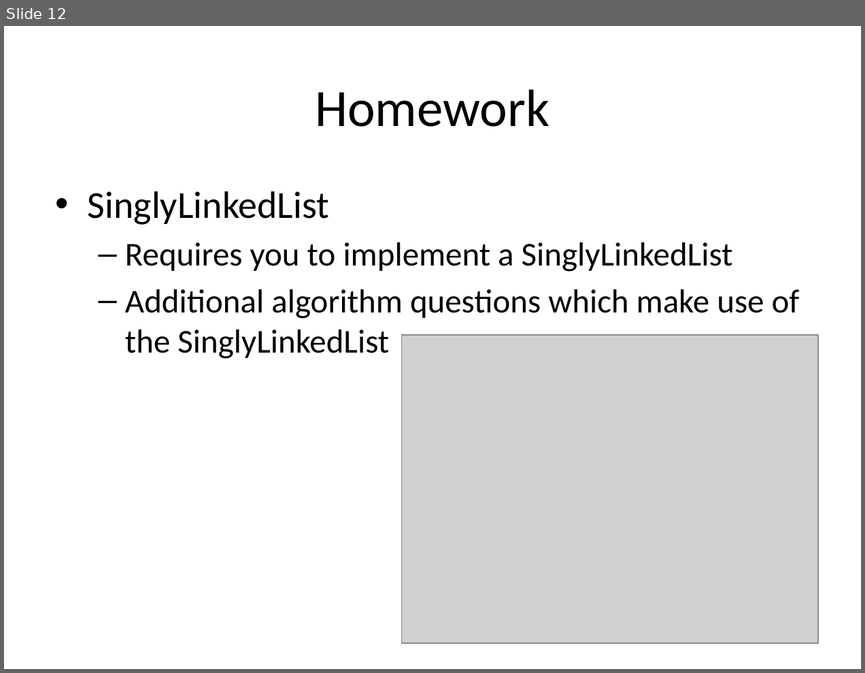
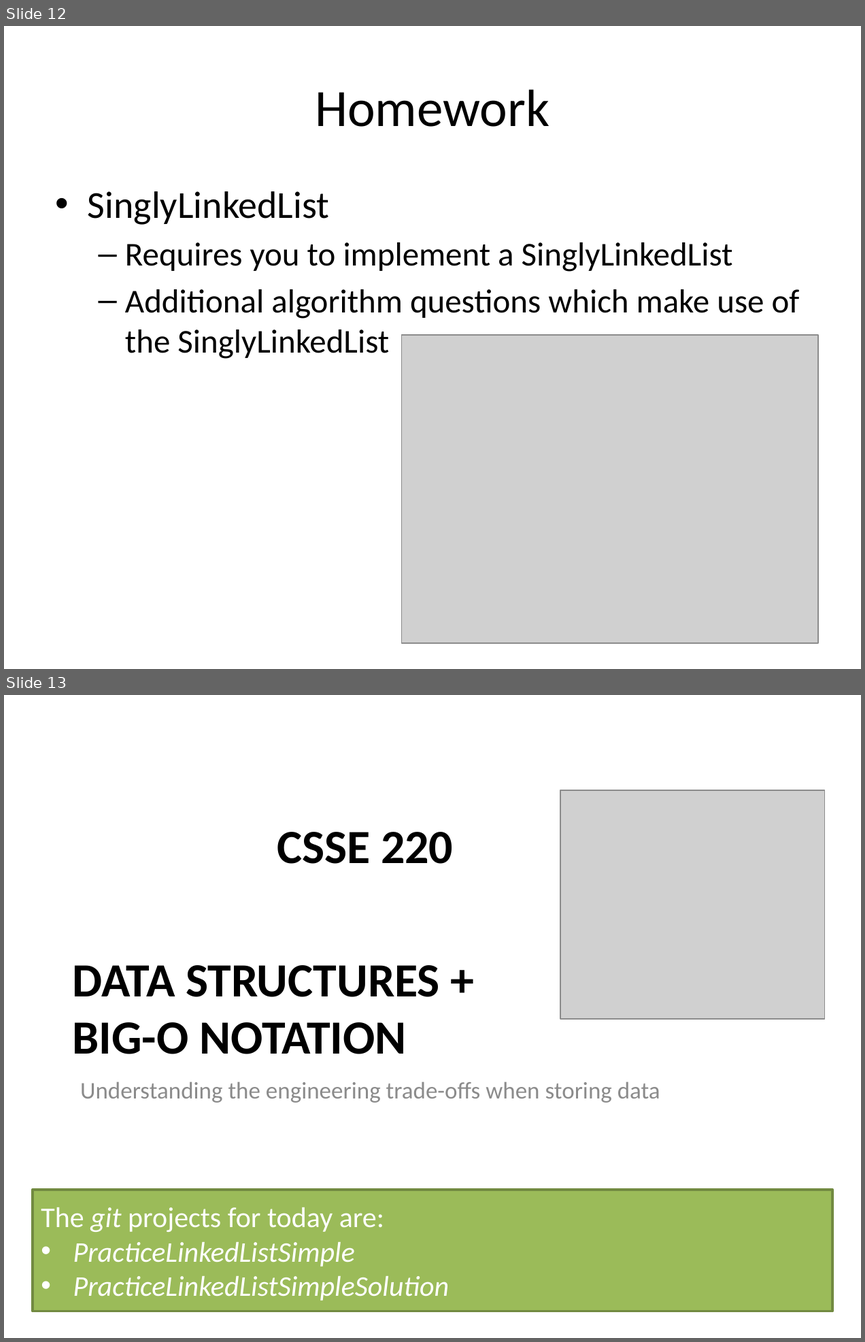
Before and after one commit to RHIT-CSSE/csse220, a slide deck: ClassMaterials/LinkedLists/Slides/LinkedLists.pptx. Shown one above the other, each under a label of ours: slide 12 before the commit, slides 12 and 13 after it. The pictures are 865x673 and 865x1342 pixels, drawn with LibreOffice and Linux fonts; fonts in the diff are those of the drawing; grey boxes stand for pictures. Boxes give left, top, right and bottom in pixels: in the first picture for what was removed or moved away, otherwise in the second. Text is boxed around its words. In the diff, an @@ line names an element or a change of style, - is before the commit and + after.

Commit message:
updated linked list slides

```diff
--- a/ClassMaterials/LinkedLists/Slides/LinkedLists.pptx
+++ b/ClassMaterials/LinkedLists/Slides/LinkedLists.pptx
@@ slide 13 added at <box>4,695,861,1338</box>, background #FFFFFF @@
@@ picture added at <box>560,790,824,1019</box> @@
@@ text added at <box>277,832,453,864</box>, 40 pt, text #000000, bold @@
+CSSE 220
@@ title added at <box>73,965,440,1054</box>, 40 pt, text #000000, bold @@
+DATA STRUCTURES +
+BIG-O NOTATION
@@ text added at <box>80,1082,660,1102</box>, 20 pt, text #8C8C8C @@
+Understanding the engineering trade-offs when storing data
@@ rectangle added at <box>33,1189,832,1311</box>, fill #9BBB59, outline #738A42 2 pt, 24 pt, text #FFFFFF, italic @@
+The git projects for today are:
+• PracticeLinkedListSimple
+• PracticeLinkedListSimpleSolution
```
Also in this commit, not shown: 10 other slides added.
